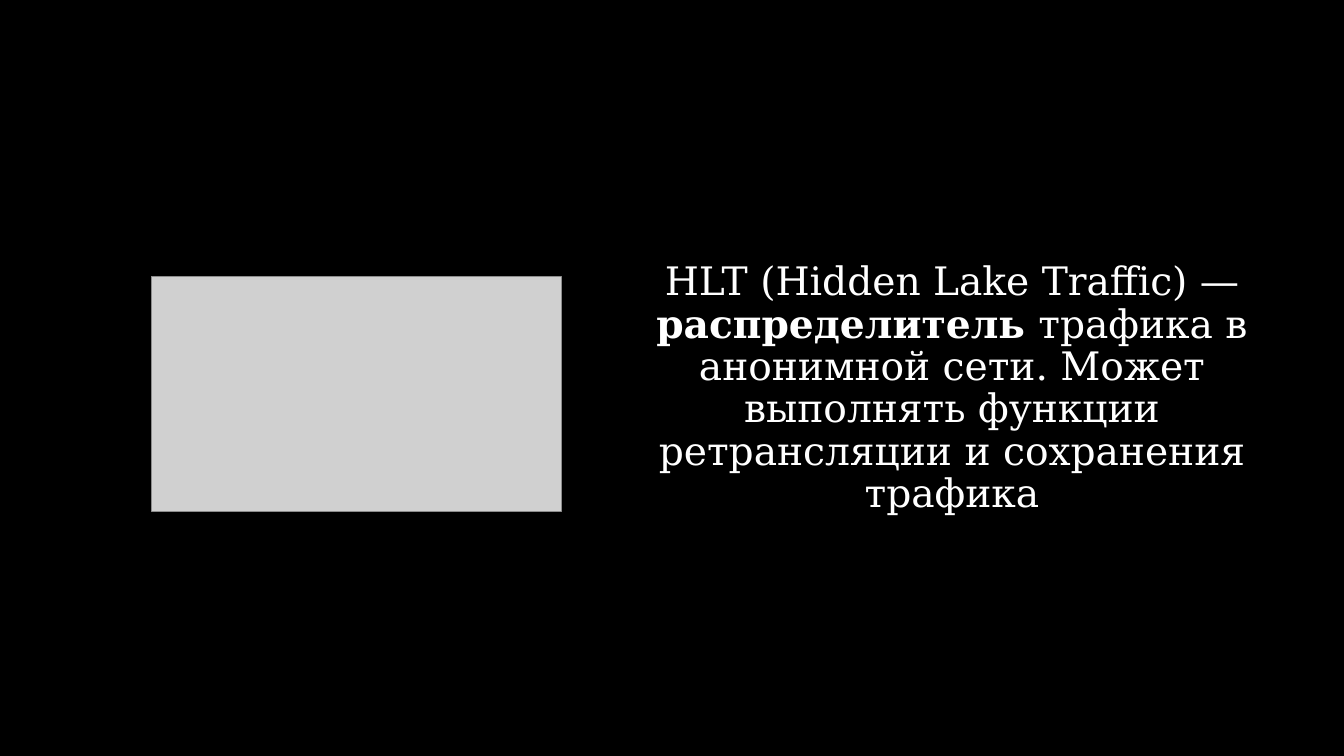
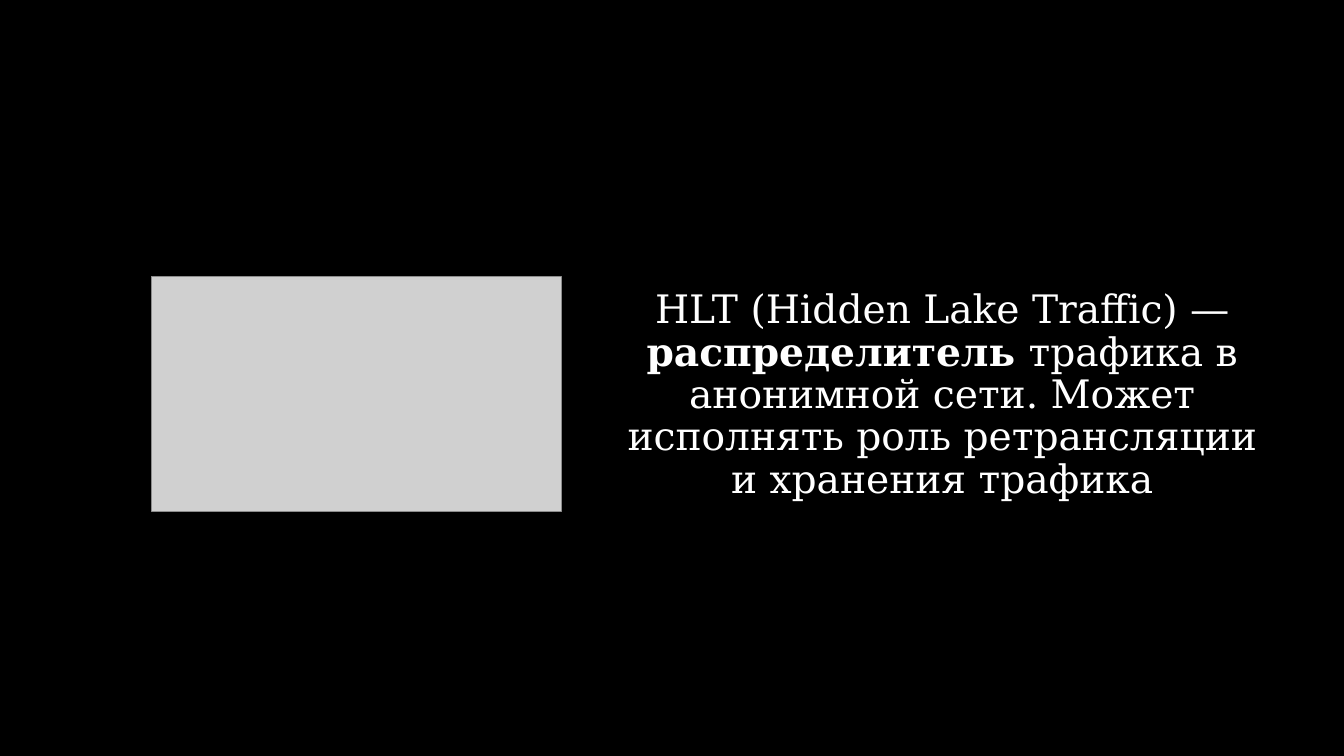
Before and after one commit to number571/go-peer, a slide deck: slide 14 of docs/hidden_lake_anonymous_network_view.pptx (slide 13 before the commit). Drawn at 1344x756 pixels with LibreOffice and Linux fonts; fonts in the diff are those of the drawing; grey boxes stand for pictures. Boxes give left, top, right and bottom in pixels: in the first picture for what was removed or moved away, otherwise in the second. Text is boxed around its words. In the diff, an @@ line names an element or a change of style, - is before the commit and + after.

```diff
--- a/docs/hidden_lake_anonymous_network_view.pptx
+++ b/docs/hidden_lake_anonymous_network_view.pptx
@@ text at (628, 293, 1257, 501): text changed @@
-HLT (Hidden Lake Traffic) — распределитель трафика в анонимной сети. Может выполнять функции ретрансляции и сохранения трафика
+HLT (Hidden Lake Traffic) — распределитель трафика в анонимной сети. Может исполнять роль ретрансляции и хранения трафика
```
Also in this commit, not shown: 8 other slides changed, 6 slides added, 5 slides removed, 3 other files.
